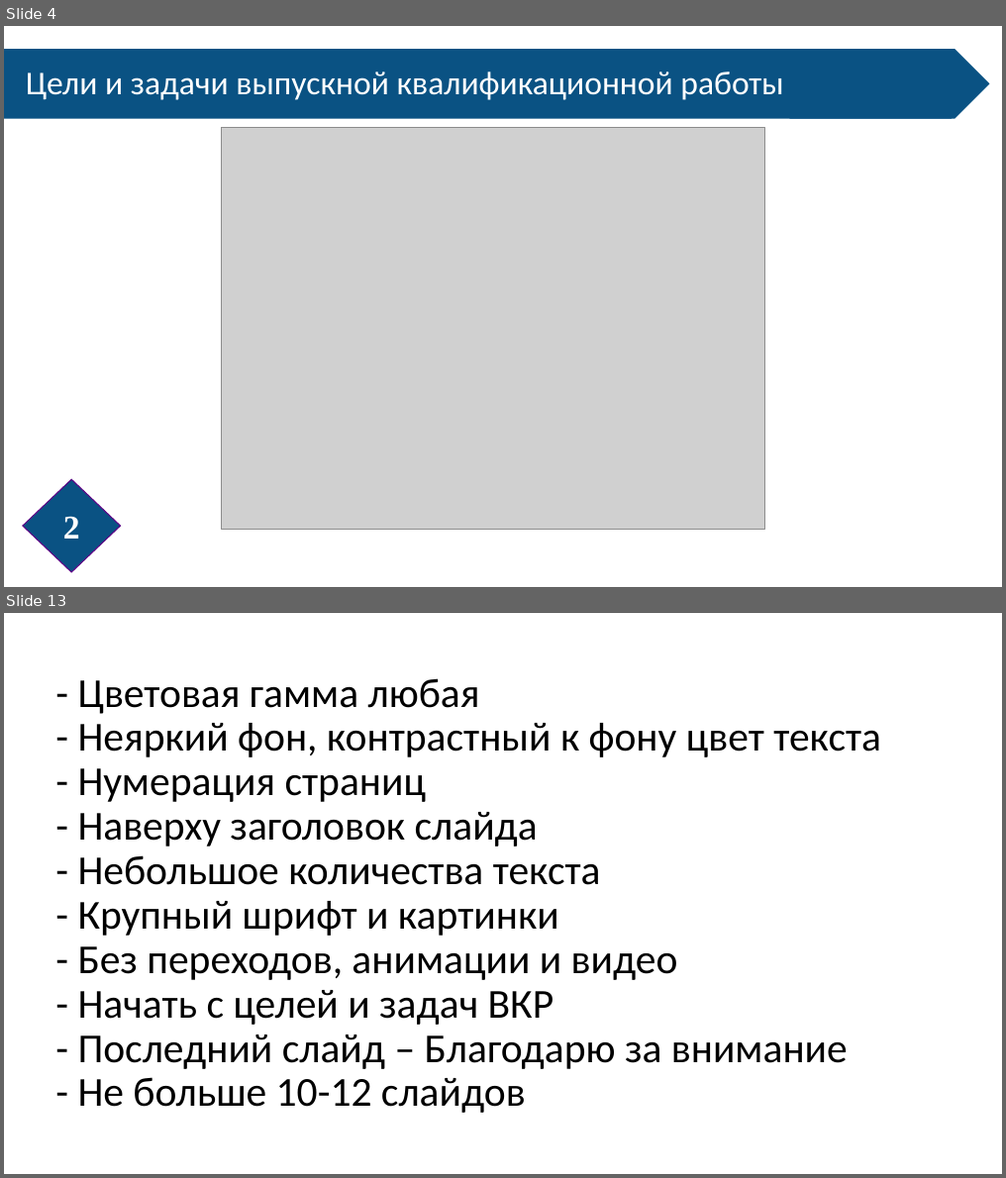
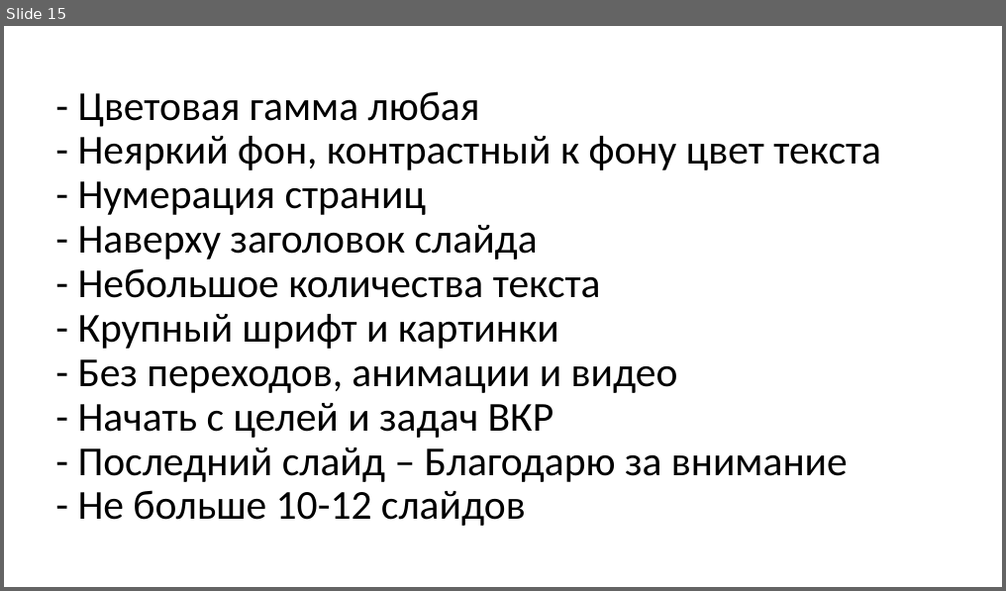
Before and after one commit to LebedevOleg/VKR_2022, a slide deck: Prezentatsia_VKR_2022.pptx. Shown one above the other, each under a label of ours: slides 4 and 13 before the commit, slide 15 after it; the slides between them are not shown. The pictures are 1006x1178 and 1006x591 pixels, drawn with LibreOffice and Linux fonts; fonts in the diff are those of the drawing; grey boxes stand for pictures. Boxes give left, top, right and bottom in pixels: in the first picture for what was removed or moved away, otherwise in the second. Text is boxed around its words. In the diff, an @@ line names an element or a change of style, - is before the commit and + after.

```diff
--- a/Prezentatsia_VKR_2022.pptx
+++ b/Prezentatsia_VKR_2022.pptx
@@ slide 4 removed at box(4, 26, 1002, 587), background #FFFFFF @@
@@ pentagon arrow removed at box(4, 49, 986, 119) @@
@@ chevron removed at box(790, 49, 990, 119) @@
@@ text removed at box(26, 72, 783, 100) @@
-Цели и задачи выпускной квалификационной работы
@@ picture removed at box(221, 128, 764, 529) @@
@@ diamond removed at box(23, 479, 121, 572) @@
-2
@@ what was slide 13 is now slide 15 @@
```
Also in this commit, not shown: 6 slides changed, 7 slides added, 5 other slides removed, 4 other files.
